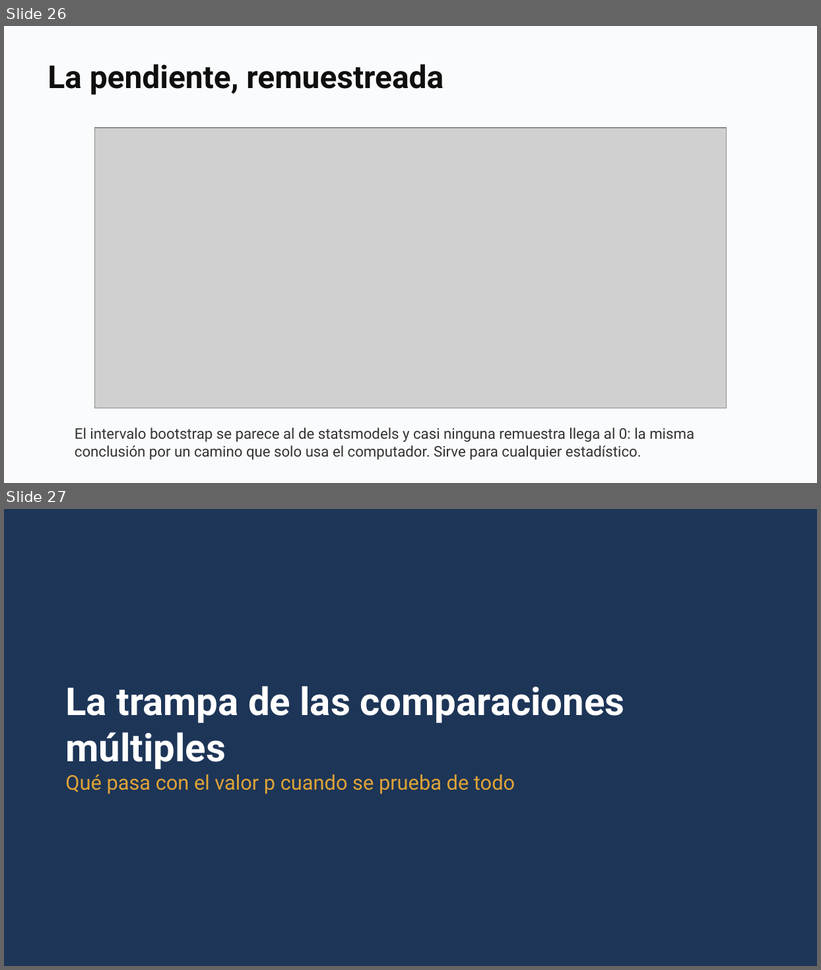
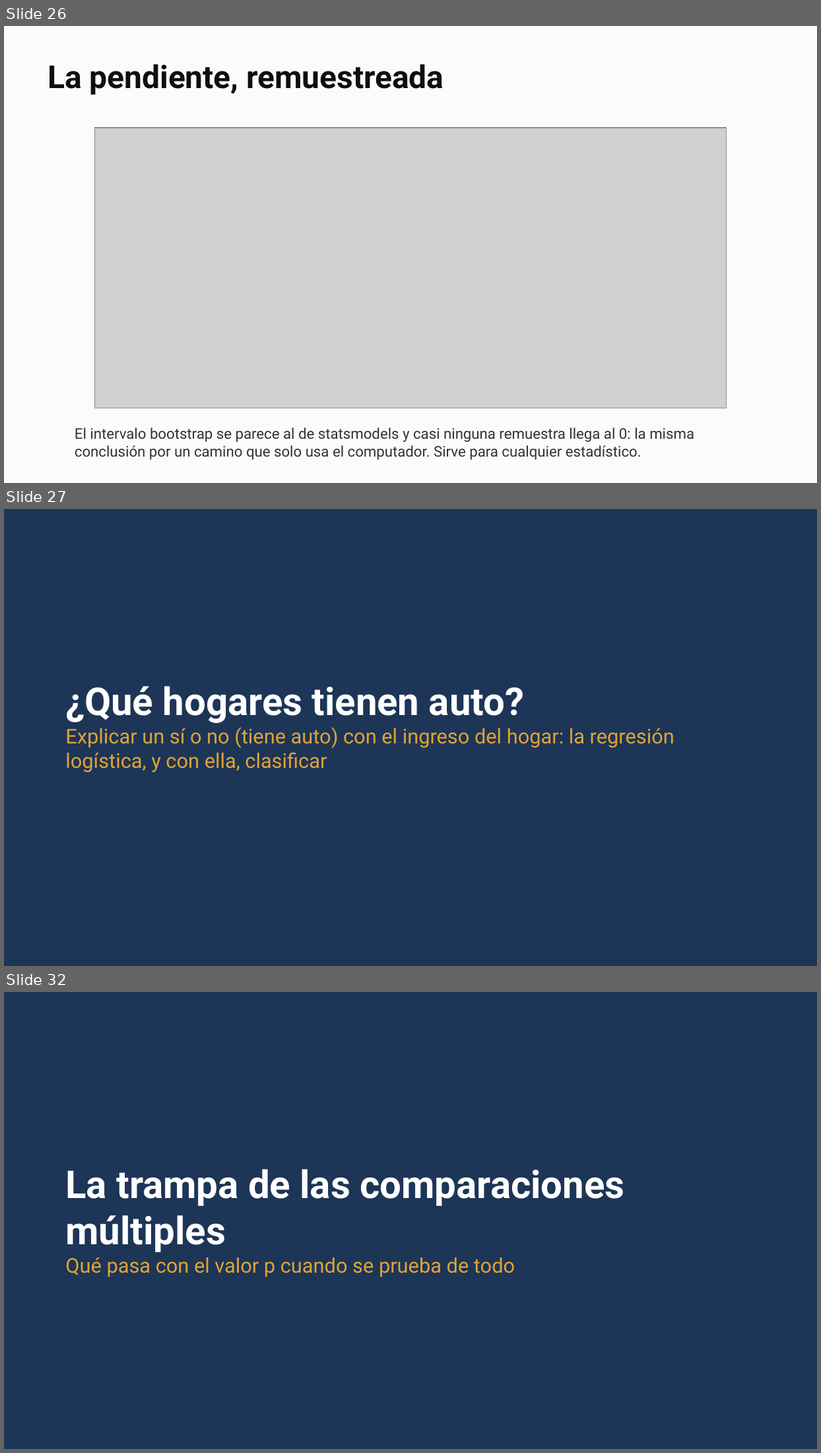
Before and after one commit to daniopitz/diplomado-cdd, a slide deck: presentaciones/clase05_probabilidad_inferencia.pptx. Shown one above the other, each under a label of ours: slides 26 and 27 before the commit, slides 26, 27 and 32 after it; the slides between them are not shown. The pictures are 821x970 and 821x1453 pixels, drawn with LibreOffice and Linux fonts; fonts in the diff are those of the drawing; grey boxes stand for pictures. Boxes give left, top, right and bottom in pixels: in the first picture for what was removed or moved away, otherwise in the second. Text is boxed around its words. In the diff, an @@ line names an element or a change of style, - is before the commit and + after.

```diff
--- a/presentaciones/clase05_probabilidad_inferencia.pptx
+++ b/presentaciones/clase05_probabilidad_inferencia.pptx
@@ slide 27 added at box(4, 509, 817, 966), background #FFFFFF @@
@@ rectangle added at box(4, 509, 817, 966), fill #1D3557 @@
@@ text added at box(65, 686, 675, 772), 18 pt, text #E0A437 @@
+¿Qué hogares tienen auto?
+Explicar un sí o no (tiene auto) con el ingreso del hogar: la regresión logística, y con ella, clasificar
@@ what was slide 27 is now slide 32 @@
```
Also in this commit, not shown: 3 slides changed, 4 other slides added, 3 other files.
